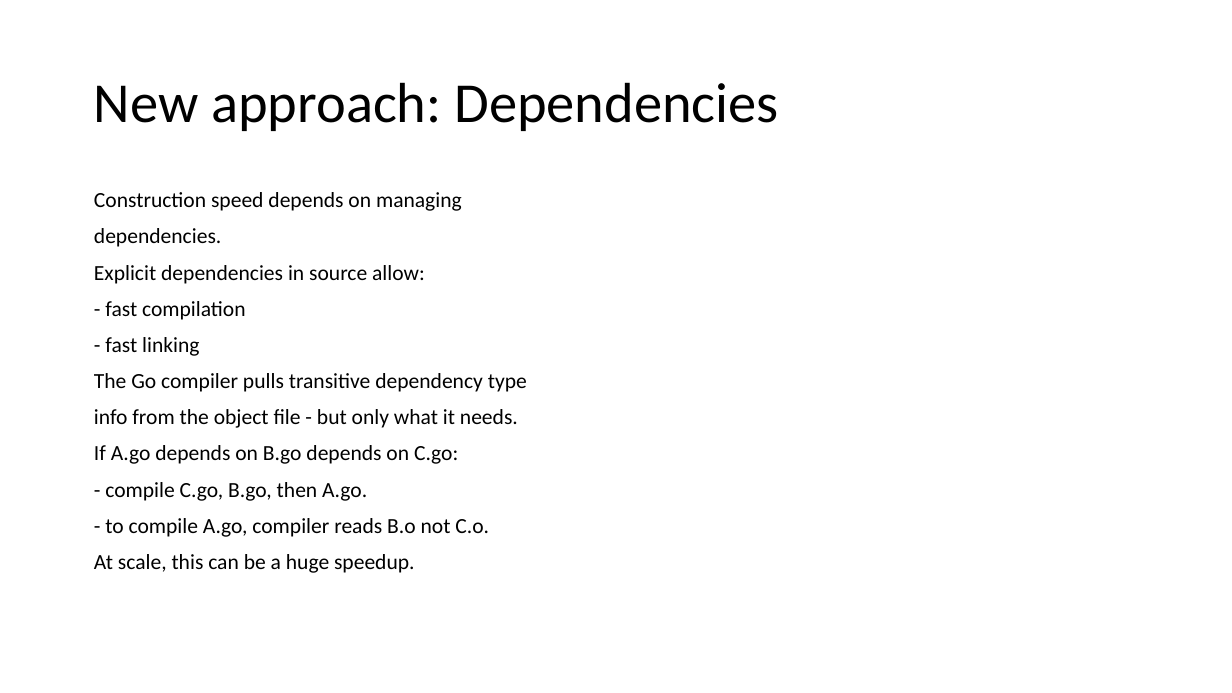
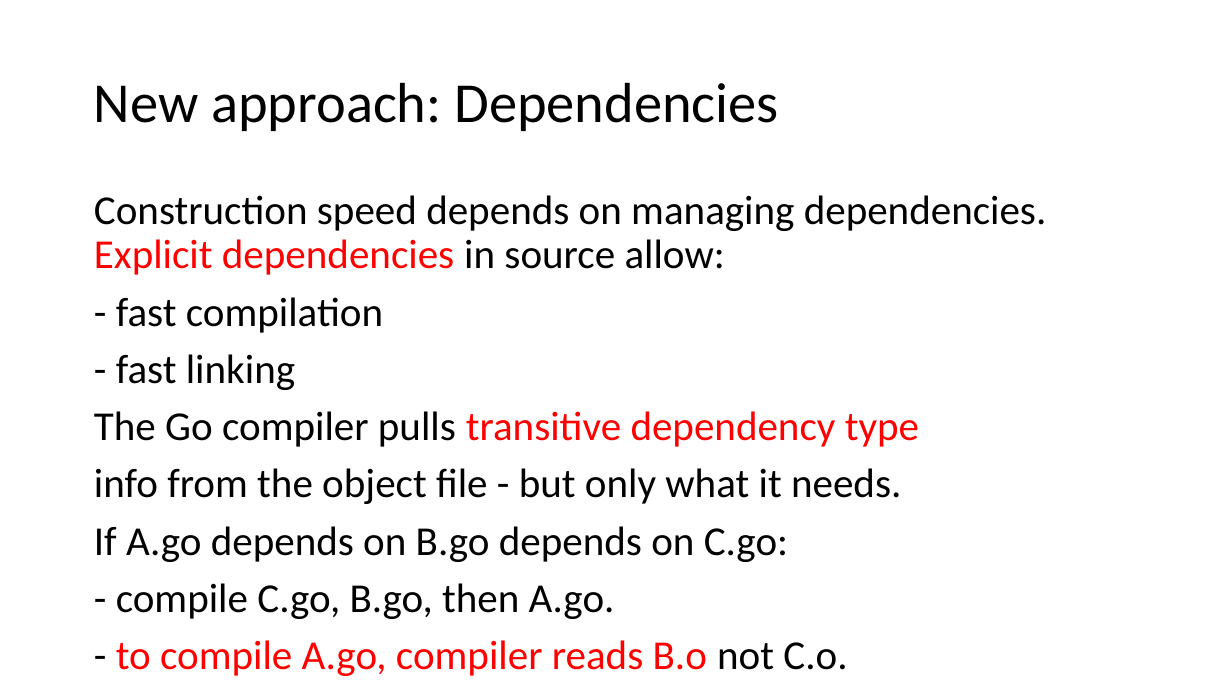
Before and after one commit to firstbird/goPresent, a slide deck: slide 13 of go introduction.pptx. Drawn at 1232x693 pixels with LibreOffice and Linux fonts; fonts in the diff are those of the drawing. Boxes give left, top, right and bottom in pixels: in the first picture for what was removed or moved away, otherwise in the second. Text is boxed around its words. In the diff, an @@ line names an element or a change of style, - is before the commit and + after.

```diff
--- a/go introduction.pptx
+++ b/go introduction.pptx
@@ text at (x1=94, y1=195, x2=1047, y2=275): text changed; size 16.8 to 32 pt @@
-Construction speed depends on managing
-dependencies.
-Explicit dependencies in source allow:
+Construction speed depends on managing dependencies. Explicit dependencies in source allow:
@@ text at (x1=94, y1=297, x2=919, y2=676): size 16.8 to 32 pt in "- fast compilation", "- fast linking", "The Go compiler pulls transitive dependency type", "info from the object file - but ..." and 4 more places; text colour #000000 to #FF0000 in "transitive dependency type", "to compile A.go, compiler reads B.o" @@
```
Also in this commit, not shown: 21 other slides changed.
